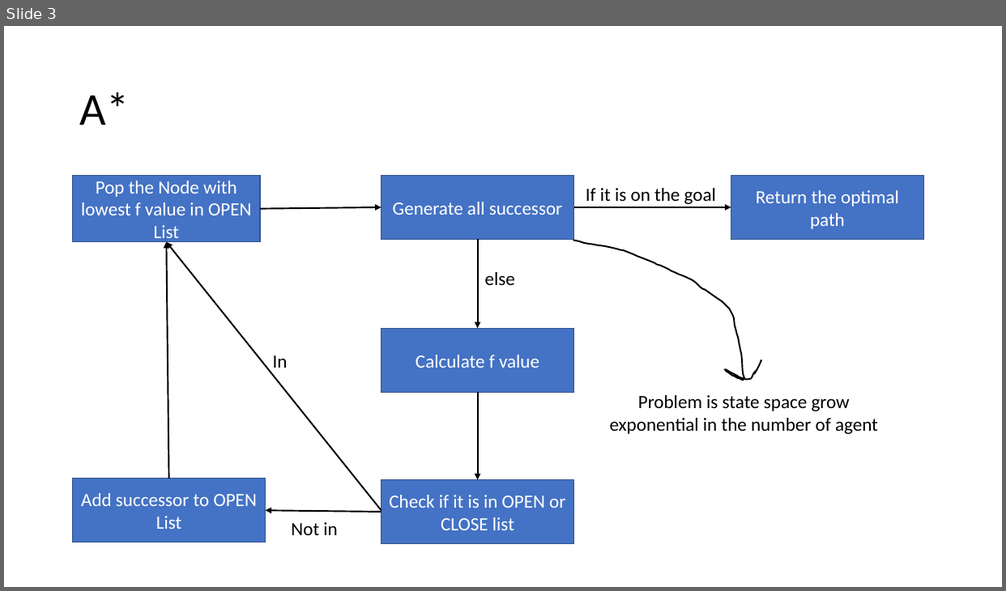
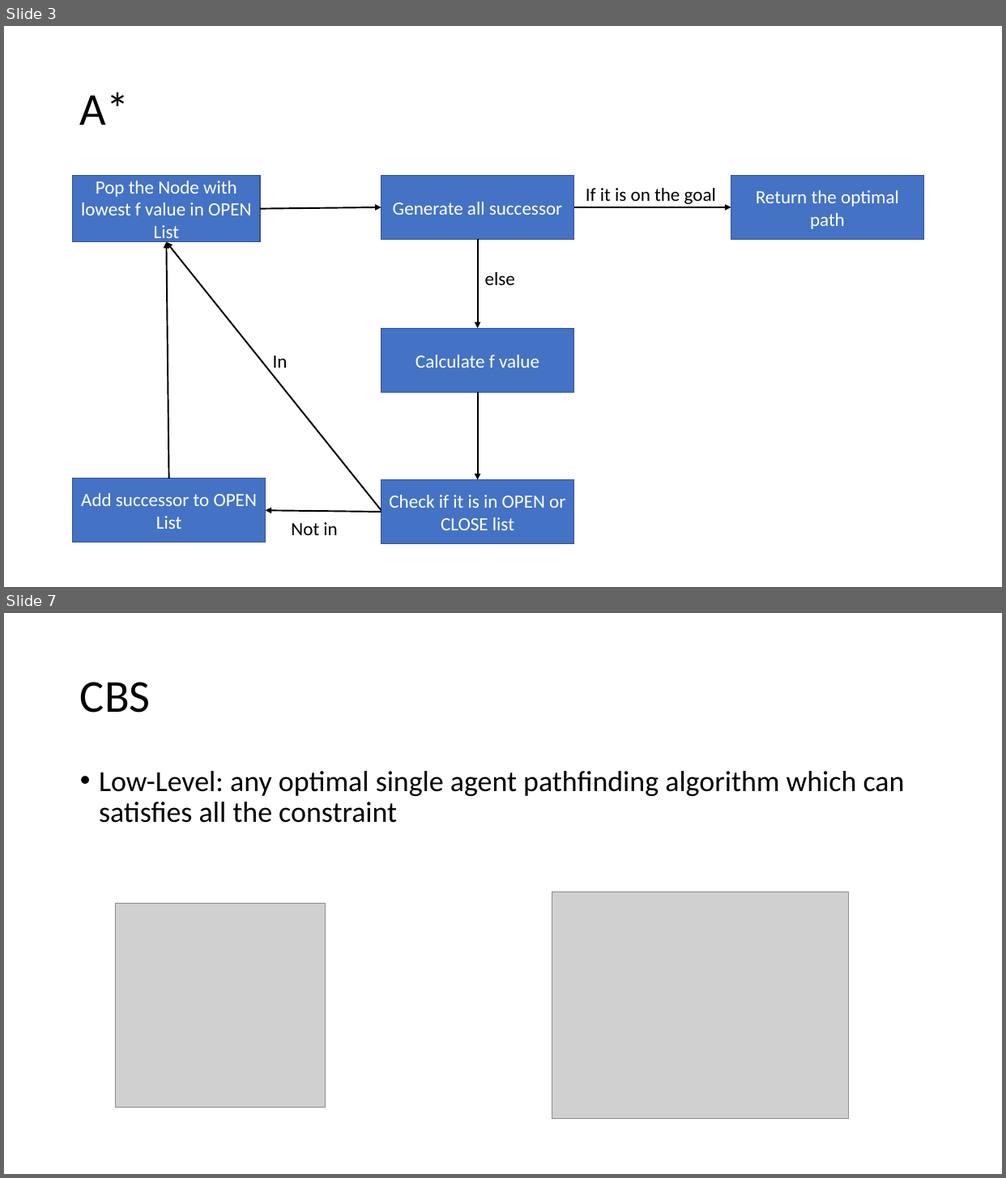
Before and after one commit to DemirDorukDilek/CBS, a slide deck: dahahilipls.pptx. Shown one above the other, each under a label of ours: slide 3 before the commit, slides 3 and 7 after it; the slides between them are not shown. The pictures are 1006x591 and 1006x1178 pixels, drawn with LibreOffice and Linux fonts; fonts in the diff are those of the drawing; grey boxes stand for pictures. Boxes give left, top, right and bottom in pixels: in the first picture for what was removed or moved away, otherwise in the second. Text is boxed around its words. In the diff, an @@ line names an element or a change of style, - is before the commit and + after.

```diff
--- a/dahahilipls.pptx
+++ b/dahahilipls.pptx
@@ slide 7 added at [4,613,1002,1174], background #FFFFFF @@
@@ title added at [80,682,151,713], 44 pt, text #000000 @@
+CBS
@@ text added at [99,771,905,823], 28 pt, text #000000 @@
+• Low-Level: any optimal single agent pathfinding algorithm which can satisfies all the constraint
@@ picture added at [116,904,325,1108] @@
@@ picture added at [552,892,849,1118] @@
@@ slide 3 changed as well @@
@@ freeform shape removed at [573,240,761,380] @@
@@ text removed at [610,395,878,434] @@
-Problem is state space grow exponential in the number of agent
```
Also in this commit, not shown: 9 other slides added, 1 slide removed.
